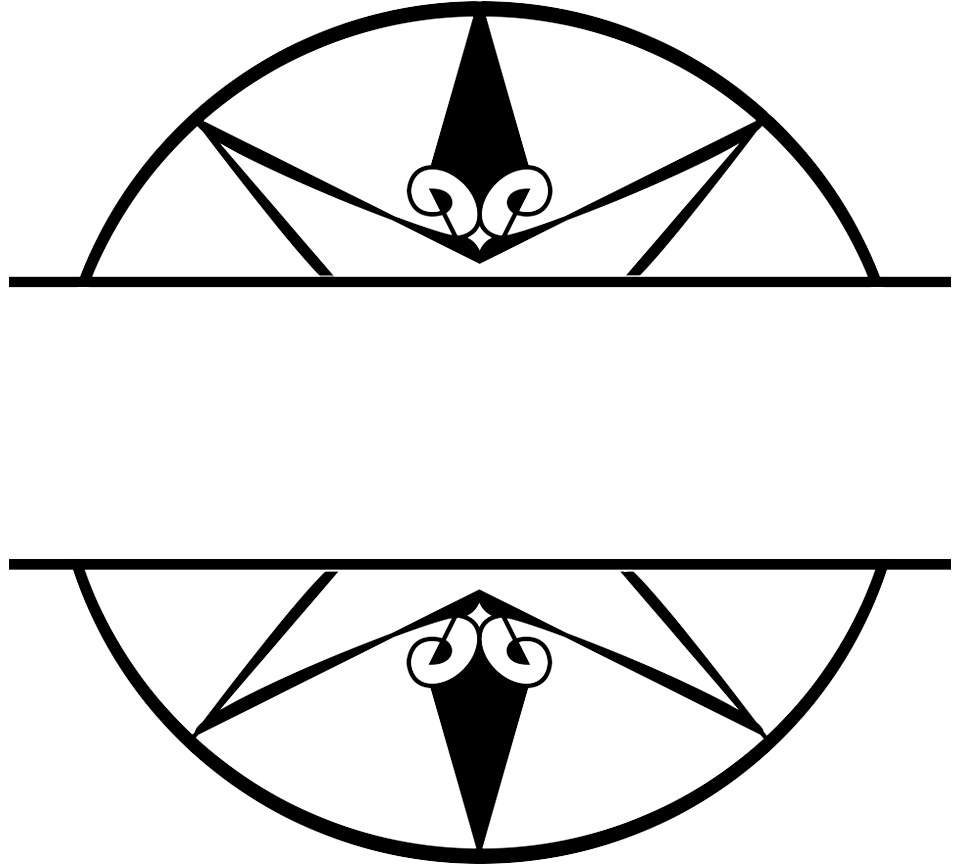
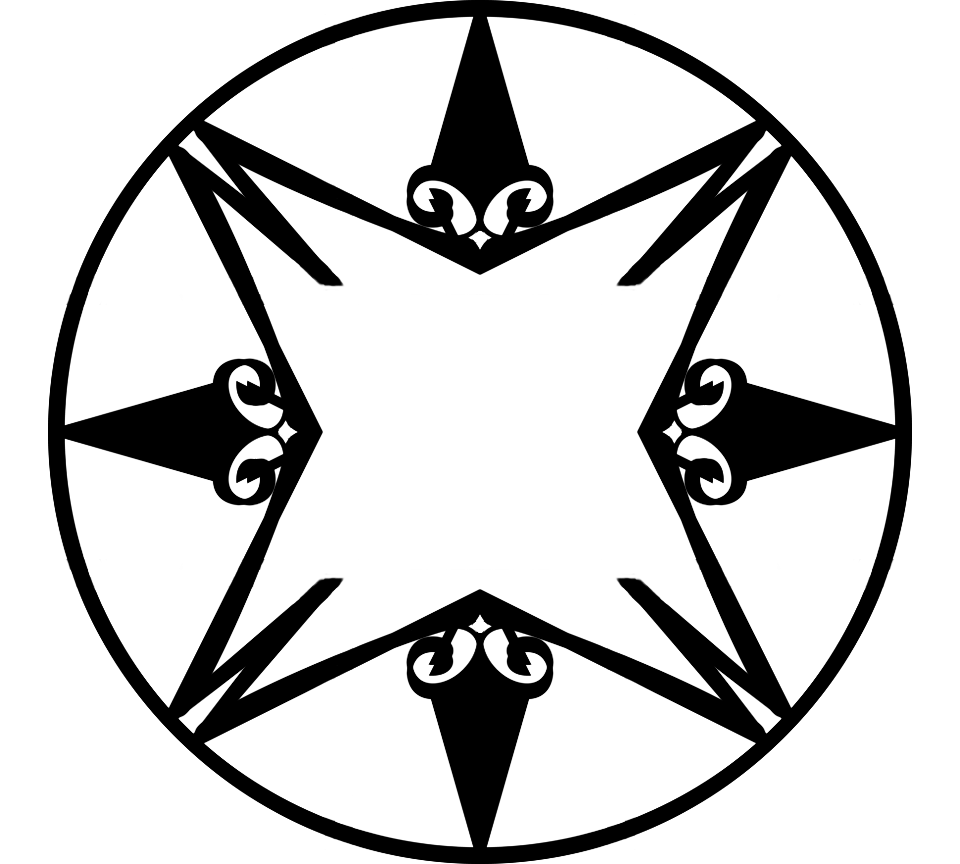
Two versions of the same layered image (960 x 864). Layer-by-layer changes:
painted on "Ellipse 2" over [9, 0, 951, 864]